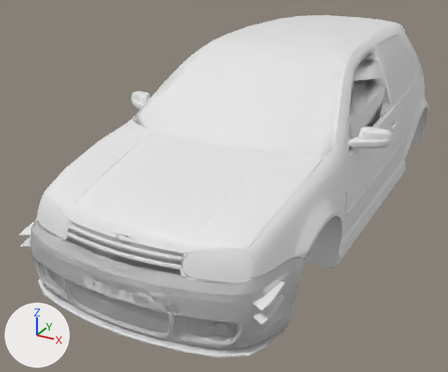
An edit to the Blender file assets/source/eshell/wendtStrom/wendtStrom.blend, drawn before and after from the same camera.
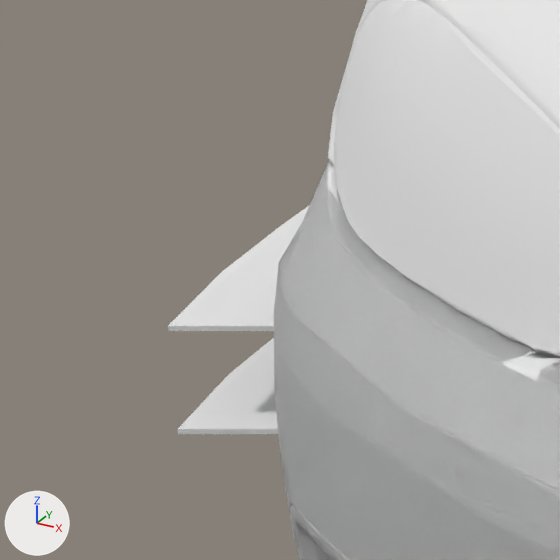
The first picture shows the older version from a camera (50 mm lens) standing at (1.87, -4.3, 2.26) and looking at (-0.26, -0.43, 0.32). The close-ups show the older and then the newer version on the part from 0% to 14% of the width and 53% to 70% of the height of that picture. Only the edits that show in the close-ups are written down. Arrows for +X, +Y and +Z are at lower left; the lights stay in place.

The first close-up shows 'wendtStrom.Body', 'wendtStrom.frontBumper_cupraRFogs', 'wendtStrom.frontBumper_speedholes', 'wendtStrom.frontBumper_track' and 1 more.
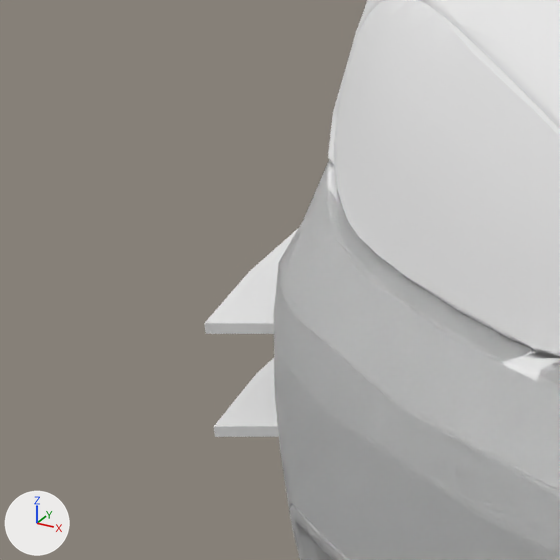
Location of each change, [x1, y1, x2, y2] in pixels of the close-ups (560 x 560 px; the box of a moved part takes in the faces that stretch with it):
'wendtStrom.frontBumper_track', reshaped
    before: [168, 160, 560, 560]
    after: [204, 160, 560, 560]
part 1 of me_wendtstrom_frontbumper_track, moved or reshaped
    before: [168, 205, 310, 434]
    after: [204, 229, 298, 437]

The change, as a diff of the scene's bpy script:
```diff
--- a/assets/source/eshell/wendtStrom/wendtStrom.blend.py
+++ b/assets/source/eshell/wendtStrom/wendtStrom.blend.py
@@ me_wendtstrom_frontbumper_track @@
 me_wendtstrom_frontbumper_track.from_pydata(...)  # 2323 vertices, 3454 faces; spans x -0.86..0.86, y -2.14..-1.48, z 0.14..0.59
 # used by ob_wendtstrom_frontbumper_track; location = (0.0, 0.0, 0.0)
+# me_wendtstrom_frontbumper_track part 1: all 20 vertices in x -0.84..-0.81, y -1.98..-1.74, z 0.4..0.51 are moved by (0.01, 0.01, 0.0)
 me_wendtstrom_frontbumper_track.materials.append(mat_paint)
```
